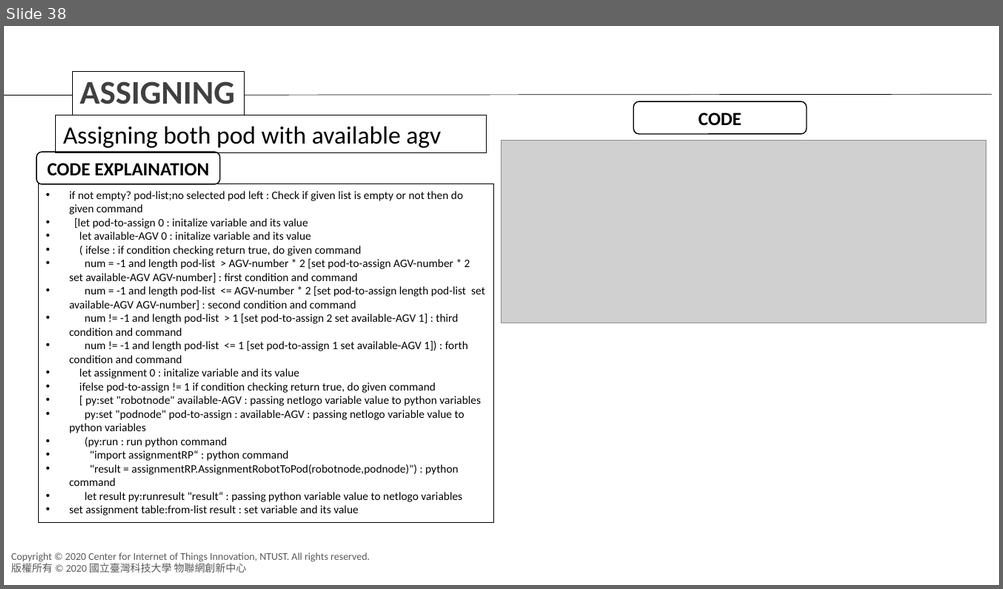
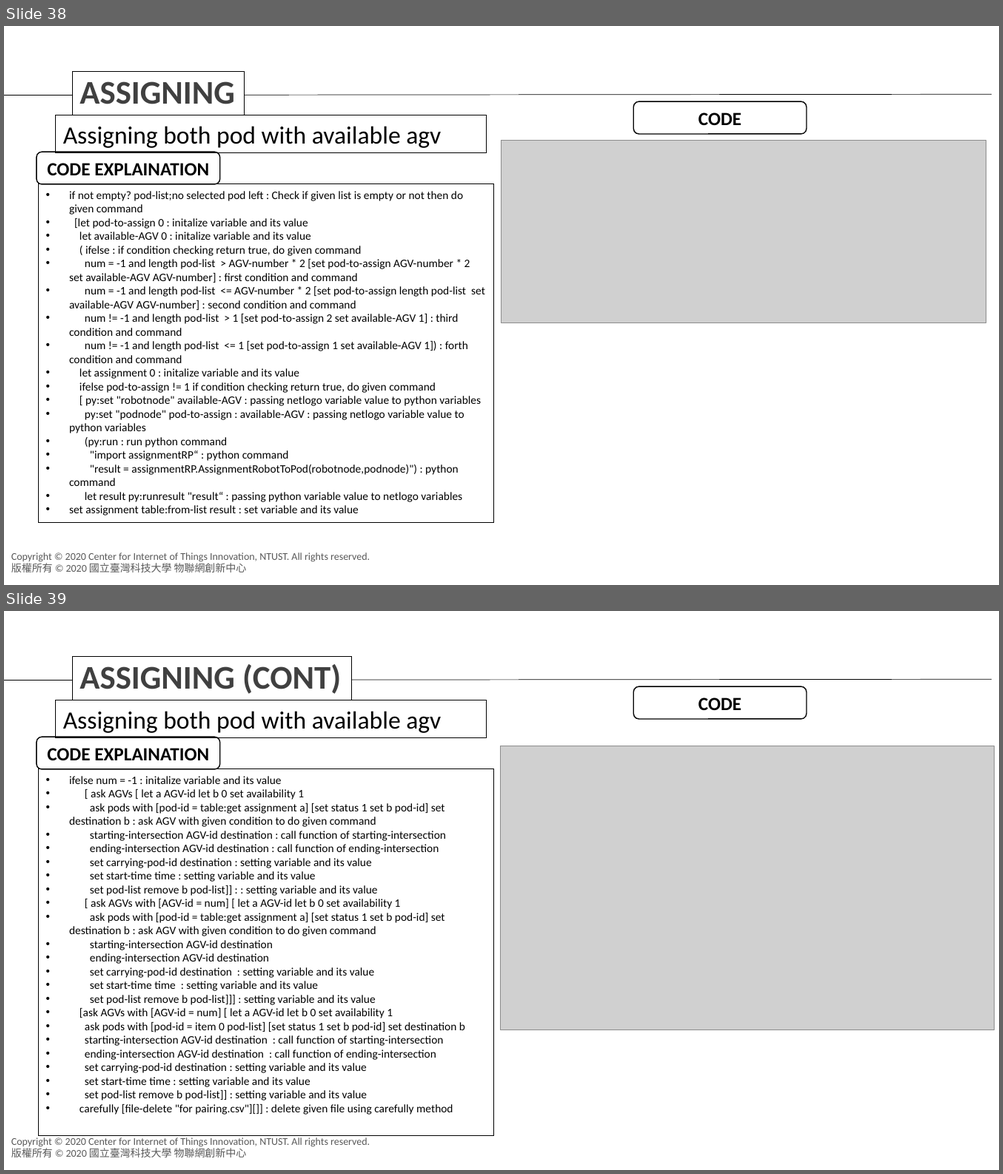
Before and after one commit to agnesyosephine/kiva, a slide deck: Tutorial/Code Learning-Ryanda.pptx. Shown one above the other, each under a label of ours: slide 38 before the commit, slides 38 and 39 after it. The pictures are 1003x589 and 1003x1174 pixels, drawn with LibreOffice and Linux fonts; fonts in the diff are those of the drawing; grey boxes stand for pictures; background and template pictures are left out. Boxes give left, top, right and bottom in pixels: in the first picture for what was removed or moved away, otherwise in the second. Text is boxed around its words. In the diff, an @@ line names an element or a change of style, - is before the commit and + after.

Commit message:
update

```diff
--- a/Tutorial/Code Learning-Ryanda.pptx
+++ b/Tutorial/Code Learning-Ryanda.pptx
@@ slide 39 added at [4,611,999,1170], background #FFFFFF; not listed: 2 template elements that a slide beside it also shows @@
@@ rectangle added at [73,657,352,701], fill #FFFFFF, outline #000000 0.75 pt, 32 pt, text #404040, bold @@
+ASSIGNING (CONT)
@@ line added from (4, 681) to (991, 680), #000000 0.5 pt @@
@@ rounded rectangle added at [634,686,807,719], fill #FFFFFF, outline #000000 1 pt, 18 pt, text #000000, bold @@
+CODE
@@ rectangle added at [56,701,486,738], outline #000000 0.75 pt, 24 pt, text #000000 @@
+Assigning both pod with available agv
@@ rounded rectangle added at [36,737,219,770], fill #FFFFFF, outline #000000 1 pt, 18 pt, text #000000, bold @@
+CODE EXPLAINATION
@@ picture added at [500,746,993,1031] @@
@@ rectangle added at [38,769,493,1136], outline #000000 0.75 pt, 11 pt, text #000000 @@
+• ifelse num = -1 : initalize variable and its value
+• [ ask AGVs [ let a AGV-id let b 0 set availability 1
+• ask pods with [pod-id = table:get assignment a] [set status 1 set b pod-id] set destination b : ask AGV with given condition to do given command
+• starting-intersection AGV-id destination : call function of starting-intersection
+• ending-intersection AGV-id destination : call function of ending-intersection
+• set carrying-pod-id destination : setting variable and its value
+• set start-time time : setting variable and its value
+• set pod-list remove b pod-list]] : : setting variable and its value
+• [ ask AGVs with [AGV-id = num] [ let a AGV-id let b 0 set availability 1
+• ask pods with [pod-id = table:get assignment a] [set status 1 set b pod-id] set destination b : ask AGV with given condition to do given command
+• starting-intersection AGV-id destination
+• ending-intersection AGV-id destination
+• set carrying-pod-id destination : setting variable and its value
+• set start-time time : setting variable and its value
+• set pod-list remove b pod-list]]] : setting variable and its value
+• [ask AGVs with [AGV-id = num] [ let a AGV-id let b 0 set availability 1
+• ask pods with [pod-id = item 0 pod-list] [set status 1 set b pod-id] set destination b
+• starting-intersection AGV-id destination : call function of starting-intersection
+• ending-intersection AGV-id destination : call function of ending-intersection
+• set carrying-pod-id destination : setting variable and its value
+• set start-time time : setting variable and its value
+• set pod-list remove b pod-list]] : setting variable and its value
+• carefully [file-delete "for pairing.csv"][]] : delete given file using carefully method
```
